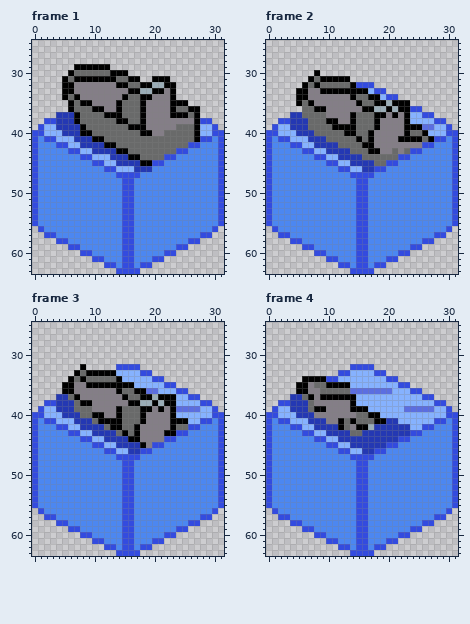
Pixel-art file, stored at images/isometric tiles/ship unit.ase. Above, as it was before the edit.
32x64 pixels, 5 frames. Shown: frame 1: x 0..31, y 25..63; frame 2: x 0..31, y 25..63; frame 3: x 0..31, y 25..63; frame 4: x 0..31, y 25..63. The commit also changed other frames, which this record leaves out.
Now the later version:
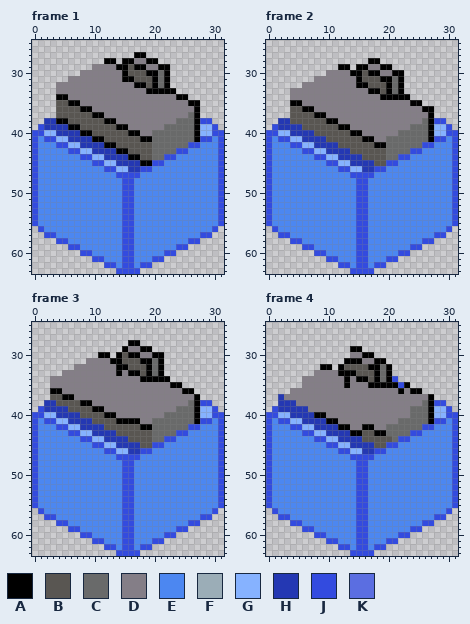
Palette (. is transparent): A #000000  B #595652  C #696a6a  D #847e87  E #4c87f1  F #9badb7  G #86b2ff  H #2438b3  J #334bdf  K #5b6ee1
Changes in this commit:
layer "Cruiser/Cruiser Anim/Cruiser3" now hidden
layer "Carrier/Group 1/Carrier3" added
Changed rows in their new state; - is an unchanged pixel.
Frame 1:
first column x 2:
27 ---------------AA---------
28 ----------AA-AADDAA-------
29 -----...DDDDAABAADDAA-----
30 ----..DDDDDDD-BBBAACA-----
31 ---.DDDDDDDDDA-BBB-C------
32 --DDD-------DDDA-BAC-.----
33 --DDD---------DDDA--A-----
34 --A-DD-------DDDDD---DAA--
35 --BB-ADD----DDDDD----DDDAA
36 --BBBBAADD--DDDDD----DDDD-
37 --BBBBBBAADDDDDDD----DDD--
38 HHAABBBBBBAADDDDD-----CCC-
39 HH--AABBBBBBAADDD---CC----
40 --H-----BBBBBBAADDCC------
41 ----H-----BBBBBBAA--------
42 ------------BBBBBB--------
43 --------------BBBB--------
44 ----------H-----BB--------
46 --------------H-JJ--------
Frame 2:
first column x 2:
28 ---------------AA---------
29 ----------AA-AADDAA-------
30 ------.-DDDDAABAADDAA-----
31 -----.DDDDDDDABBBAACA-----
32 ----DDDDDDDDDAABBBACA-----
33 --DDD--DDDDDDDDAABACA-----
34 --DDD-------DDDDDAAAAA----
35 --A-DD-------DDDDDDDDDAA--
36 --BBAADD------DDDDDDDDDDAA
37 --BBBBAA----DDDDDD-D-DDDDA
38 HHBBBBBB----DDDDD----DDDCA
39 HH--BBBBBB--DDDDD----DCCCA
40 --H---BBBBBB-ADD----CC--CA
41 ----H---BBBBBBA---CCCCCC--
42 ----------BBBBBBAACCCCCC--
43 ------------BBBBBBC-C-----
44 --------------BBBB--------
45 ----------------BB--------
Frame 3, layer "Carrier/Group 1/Carrier3":
first column x 2:
28 --------------AA----------
29 -------------ADDAA--------
30 ---------AA-ABAADDAA------
31 -------DDDDAABBBAACA------
32 -----DDDDDDDAABBBACA------
33 ---DDDDDDDDDADAABACA------
34 -DDDDDDDDDDDDDDDAAAAA-----
35 -DDDD--DDDDDDDDDDDDDDAA---
36 -AADD-------DDDDDDDDDDDAA-
37 -BBAAD-------DDDDDDDDDDDDA
38 HHBBBB--------DDDDDDDDDDCA
39 HH--BBBBAA--DDDDDD-D-DCCCA
40 --H---BBBBAADDDDD---CCCCCA
41 ----H---BBBB-AAAD-CCCCCCCA
42 ----------BBBBBBAACCCC----
43 ------------BBBBBBCCCC----
44 --------------BBBBCC------
45 ----------------BB--------
Frame 4:
first column x 2:
29 ------------AA------------
30 ------------DDAA----------
31 -----------AAADDAA--------
32 -------AA-ABBBBAACA-------
33 ------DDDDAAABBBACA-------
34 ----DDDDDDDADAABACA-------
35 ---.D-DDDDD-DDDAAAAA-A----
36 --DDD--DDDDDDDDDDDDDADAA--
37 HDDDDD-DDDDDDDDDDDDDDDDDDA
38 HH-DDD------DDDDDDDDDDDDCA
39 HH---DDD----DDDDDDDDDDCCCA
40 --H---AA-----DDDDDDDDDCCCA
41 ----H---AADDDDDDDDDDCCCCCA
42 -----------A-D-ADDCCCCCC--
43 ------------AABBAACCCC----
44 --------------BBBBBC------
45 ----------------BB--------
Pixel boxes of the changes (left, top, right, bottom) in both pictures:
changed: (44, 52, 200, 172)
changed: (278, 58, 434, 166)
changed: (44, 340, 200, 448)
changed: (278, 346, 434, 448)
